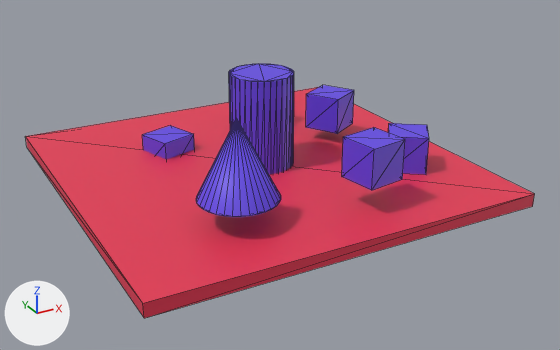
Before and after pictures for a commit that changed the OBJ model public/solid/solid.obj.
One viewpoint serves both versions: a camera (50 mm lens) standing at (-5.22, -10.23, 4.91) and looking at (0.14, -0.48, 0.04). The lights are fixed; the arrows at lower left show +X, +Y and +Z. The picture after the commit comes second. Mesh edges are drawn as thin lines. Where no turn or scale is listed for an object, it has been applied to the vertices.
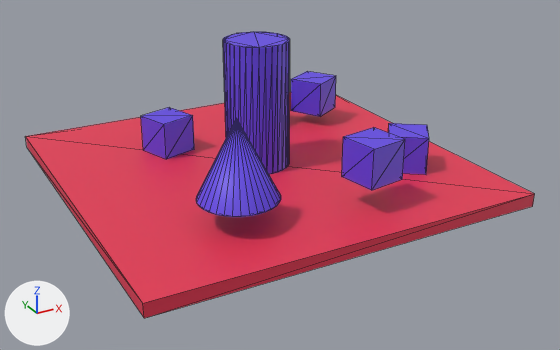
The change in detail:
me_cube_001 is used by ob_cube_001; location (0.0, 0.0, 0.0).
me_cube_001 had 8 vertices, 12 faces and spanned x -1.421..-0.663, y 0.831..1.589, z -0.226..0.374.
me_cube_001 now has 8 vertices, 12 faces and spans x -1.421..-0.663, y 0.831..1.589, z 0.1..0.7.
me_cube_001 part 1: the whole mesh is moved by (0.0, 0.0, 0.326).
me_cube_003 is used by ob_cube_003; location (0.0, 0.0, 0.0).
me_cube_003 had 8 vertices, 12 faces and spanned x 1.224..2.046, y 0.048..0.87, z 0.302..0.902.
me_cube_003 now has 8 vertices, 12 faces and spans x 1.422..2.244, y 0.927..1.749, z 0.302..0.902.
me_cube_003 part 2: the whole mesh is moved by (0.198, 0.879, 0.0).
me_cylinder is used by ob_cylinder; location (0.0, 0.0, 0.0).
me_cylinder had 64 vertices, 124 faces and spanned x -0.43..0.57, y -0.51..0.49, z -0.42..1.58.
me_cylinder now has 64 vertices, 124 faces and spans x -0.5..0.5, y -0.5..0.5, z 0.1..2.1.
me_cylinder part 3: the whole mesh is moved by (-0.07, 0.01, 0.52).

Changed parts and their boxes (x1, y1, x2, y2) in the pictures (560 x 350 px):
'Cylinder', moved
    before: (229, 64, 294, 174)
    after: (223, 32, 290, 174)
'Cube.003', moved
    before: (306, 85, 354, 134)
    after: (291, 71, 336, 116)
'Cube.001', moved
    before: (142, 126, 194, 159)
    after: (141, 107, 194, 159)
